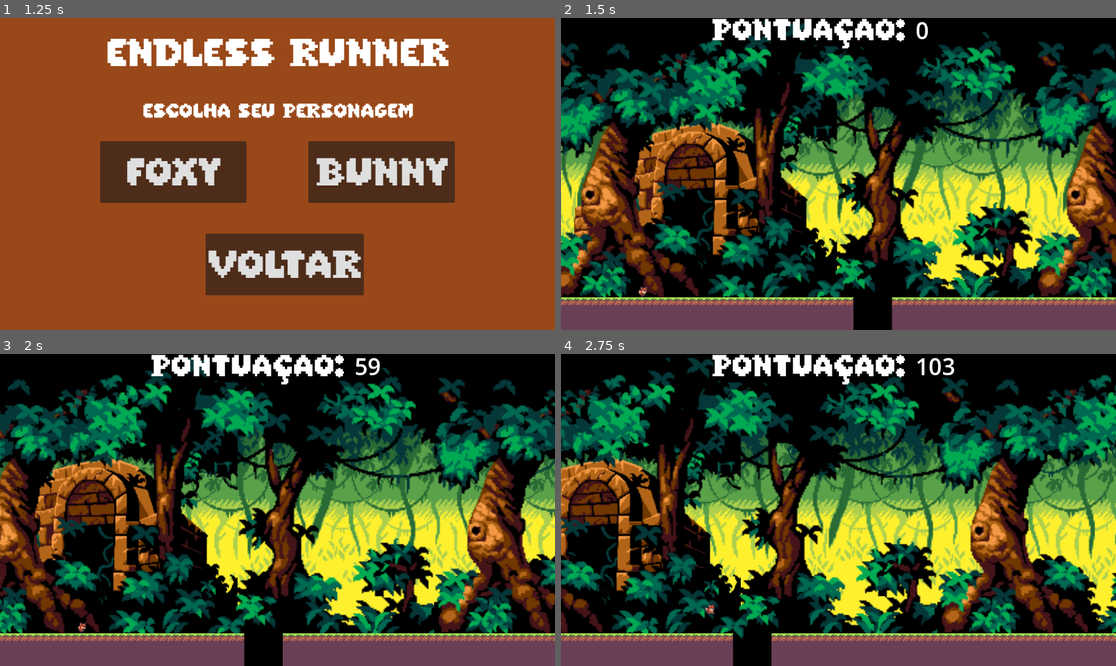
Above: before the commit, frames 1-4 (two rows, left to right).
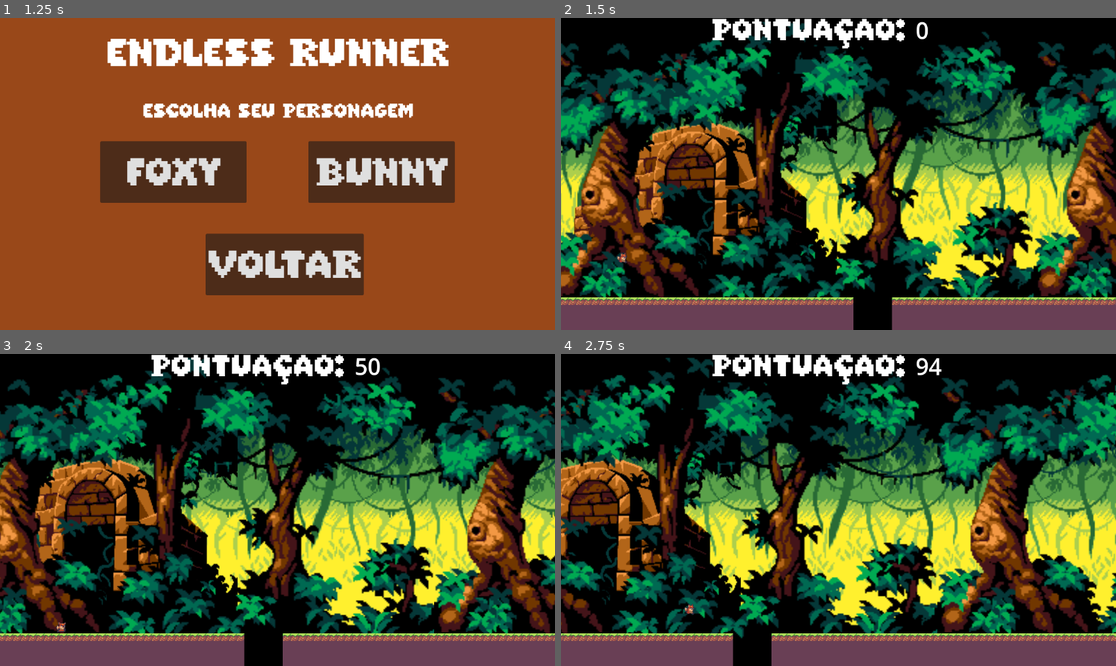
Above: after the commit, the same moments.

Repository: TarikPonciano/Endless-Runner
Game: Godot game, scene res://menu_inicial.tscn
Two runs of this game, one before a commit and one after it. Both use one fixed random seed, a clock stepped at 60 frames per second and the inputs below.
Inputs:
- Up to frame 1 (1.25 s): click "Fácil" at 0.5 s
- Up to frame 2 (1.5 s): click "Foxy" at 1.25 s
- Up to frame 3 (2 s): no input
- Up to frame 4 (2.75 s): tap Enter (ui_accept) at 2, 2.1, 2.27, 2.57 s; hold Right (ui_right) from 2.03 s (still down)

Frame 1 is identical in both runs. In frame 2, less than 0.1% of the frame differs, in the area x 10-16%, y 75-90%; in frame 3, 0.1%; in frame 4, 0.3%, in the area x 22-71%, y 1-84%.

Commit message:
Bunny implementada

Diff:
--- a/Objetos/Bunny/player.gd
+++ b/Objetos/Bunny/player.gd
@@ -4,6 +4,7 @@
 var SPEED = Global.velocidade_global
 const JUMP_VELOCITY = -400.0
 var morrendo = false
+var pulo_duplo = false
 
 
 func _physics_process(delta: float) -> void:
@@ -11,10 +12,17 @@
 	if morrendo == false:
 		if not is_on_floor():
 			velocity += get_gravity() * delta
+			if Input.is_action_just_pressed("ui_accept") and pulo_duplo == true:
+				velocity.y = JUMP_VELOCITY
+				pulo_duplo = false
+		else:
+			pulo_duplo = true
 
 		# Handle jump.
 		if Input.is_action_just_pressed("ui_accept") and is_on_floor():
 			velocity.y = JUMP_VELOCITY
+
+
 
 		# Get the input direction and handle the movement/deceleration.
 		# As good practice, you should replace UI actions with custom gameplay actions.
@@ -23,13 +31,7 @@
 		#	velocity.x = direction * SPEED
 		#else:
 		#	velocity.x = move_toward(velocity.x, 0, SPEED)
-		var direction := Input.get_axis("ui_left", "ui_right")
-		if direction == 1:
-			velocity.x = Global.velocidade_global * 2
-		elif direction == -1:
-			velocity.x = -100
-		else:
-			velocity.x  = Global.velocidade_global
+		velocity.x = Global.velocidade_global
 
 		#Criar as condicionais de animação do jogador
 		#Se a velocidade vertical(y) for negativa deve rodar a animação jump
@@ -61,19 +63,12 @@
 
 		if position.y >= 400:
 			velocity.y = -300
-			$AnimatedSprite2D.play("Death")
 		else:
 			velocity.y = 0
-			$AnimatedSprite2D.play("Explode")
+			$AnimatedSprite2D.play("Death")
 			await $AnimatedSprite2D.animation_finished
 			queue_free()
 
 
 
 	move_and_slide()
-
-
-func _on_timer_timeout() -> void:
-	var novo_score = round(position.x/5)
-	if  novo_score > Global.pontuacao:
-		Global.pontuacao = novo_score # Replace with function body.
--- a/Objetos/Bunny/player.tscn
+++ b/Objetos/Bunny/player.tscn
@@ -1,93 +1,93 @@
 [gd_scene load_steps=24 format=3 uid="uid://dmkribfaxwmxe"]
 
-[ext_resource type="Script" path="res://Objetos/Foxy/player.gd" id="1_620ev"]
-[ext_resource type="Texture2D" uid="uid://b1dcsl4w3rw6g" path="res://Spritesheets/spritesheet-foxy.png" id="2_s0bqg"]
+[ext_resource type="Script" path="res://Objetos/Bunny/player.gd" id="1_mtrap"]
 [ext_resource type="Texture2D" uid="uid://drtbew3knbjkg" path="res://Spritesheets/spritesheet-death.png" id="3_6wrqg"]
+[ext_resource type="Texture2D" uid="uid://dsx3208140mij" path="res://Spritesheets/spritesheet-sunny-bunny-jump.png" id="4_67ubk"]
+[ext_resource type="Texture2D" uid="uid://bmtuvh3d1ibjd" path="res://Spritesheets/spritesheet-sunny-bunny-idle.png" id="5_7qhl1"]
+[ext_resource type="Texture2D" uid="uid://c6furbn0rcj2v" path="res://Spritesheets/spritesheet-sunny-bunny-run.png" id="6_3eq8h"]
 
 [sub_resource type="CapsuleShape2D" id="CapsuleShape2D_6fsbk"]
 radius = 8.0
-height = 20.0
+height = 28.0
 
-[sub_resource type="AtlasTexture" id="AtlasTexture_s3stq"]
-atlas = ExtResource("2_s0bqg")
-region = Rect2(0, 128, 33, 32)
-
-[sub_resource type="AtlasTexture" id="AtlasTexture_eu32l"]
-atlas = ExtResource("2_s0bqg")
-region = Rect2(33, 128, 33, 32)
-
-[sub_resource type="AtlasTexture" id="AtlasTexture_65xx1"]
+[sub_resource type="AtlasTexture" id="AtlasTexture_ebf1h"]
 atlas = ExtResource("3_6wrqg")
 region = Rect2(0, 0, 28, 26)
 
-[sub_resource type="AtlasTexture" id="AtlasTexture_njxo7"]
+[sub_resource type="AtlasTexture" id="AtlasTexture_alroe"]
 atlas = ExtResource("3_6wrqg")
 region = Rect2(28, 0, 28, 26)
 
-[sub_resource type="AtlasTexture" id="AtlasTexture_ijhfa"]
+[sub_resource type="AtlasTexture" id="AtlasTexture_8jodi"]
 atlas = ExtResource("3_6wrqg")
 region = Rect2(56, 0, 28, 26)
 
-[sub_resource type="AtlasTexture" id="AtlasTexture_jlmiw"]
+[sub_resource type="AtlasTexture" id="AtlasTexture_pydcu"]
 atlas = ExtResource("3_6wrqg")
 region = Rect2(84, 0, 28, 26)
 
-[sub_resource type="AtlasTexture" id="AtlasTexture_ipd4p"]
-atlas = ExtResource("2_s0bqg")
-region = Rect2(33, 160, 33, 32)
+[sub_resource type="AtlasTexture" id="AtlasTexture_e38rt"]
+atlas = ExtResource("4_67ubk")
+region = Rect2(267, 0, 79, 57)
 
-[sub_resource type="AtlasTexture" id="AtlasTexture_1cubs"]
-atlas = ExtResource("2_s0bqg")
-region = Rect2(0, 0, 33, 32)
+[sub_resource type="AtlasTexture" id="AtlasTexture_b3ncf"]
+atlas = ExtResource("5_7qhl1")
+region = Rect2(0, 0, 24, 42)
 
-[sub_resource type="AtlasTexture" id="AtlasTexture_yd3ra"]
-atlas = ExtResource("2_s0bqg")
-region = Rect2(33, 0, 33, 32)
+[sub_resource type="AtlasTexture" id="AtlasTexture_yr1q2"]
+atlas = ExtResource("5_7qhl1")
+region = Rect2(24, 0, 24, 42)
 
-[sub_resource type="AtlasTexture" id="AtlasTexture_b3ejj"]
-atlas = ExtResource("2_s0bqg")
-region = Rect2(66, 0, 33, 32)
+[sub_resource type="AtlasTexture" id="AtlasTexture_ht121"]
+atlas = ExtResource("5_7qhl1")
+region = Rect2(48, 0, 24, 42)
 
-[sub_resource type="AtlasTexture" id="AtlasTexture_udwcg"]
-atlas = ExtResource("2_s0bqg")
-region = Rect2(99, 0, 33, 32)
+[sub_resource type="AtlasTexture" id="AtlasTexture_0gmcp"]
+atlas = ExtResource("5_7qhl1")
+region = Rect2(72, 0, 24, 42)
 
-[sub_resource type="AtlasTexture" id="AtlasTexture_rrome"]
-atlas = ExtResource("2_s0bqg")
-region = Rect2(0, 160, 33, 32)
+[sub_resource type="AtlasTexture" id="AtlasTexture_lhdqa"]
+atlas = ExtResource("4_67ubk")
+region = Rect2(75, 10, 70, 47)
 
-[sub_resource type="AtlasTexture" id="AtlasTexture_fb0a2"]
-atlas = ExtResource("2_s0bqg")
-region = Rect2(0, 32, 33, 32)
+[sub_resource type="AtlasTexture" id="AtlasTexture_tfovk"]
+atlas = ExtResource("6_3eq8h")
+region = Rect2(0, 0, 34, 44)
 
-[sub_resource type="AtlasTexture" id="AtlasTexture_iatr7"]
-atlas = ExtResource("2_s0bqg")
-region = Rect2(33, 32, 33, 32)
+[sub_resource type="AtlasTexture" id="AtlasTexture_sjoh8"]
+atlas = ExtResource("6_3eq8h")
+region = Rect2(34, 0, 34, 44)
 
-[sub_resource type="AtlasTexture" id="AtlasTexture_d2n07"]
-atlas = ExtResource("2_s0bqg")
-region = Rect2(66, 32, 33, 32)
+[sub_resource type="AtlasTexture" id="AtlasTexture_e1y5o"]
+atlas = ExtResource("6_3eq8h")
+region = Rect2(68, 0, 34, 44)
 
-[sub_resource type="AtlasTexture" id="AtlasTexture_j5m74"]
-atlas = ExtResource("2_s0bqg")
-region = Rect2(99, 32, 33, 32)
+[sub_resource type="AtlasTexture" id="AtlasTexture_nv0uy"]
+atlas = ExtResource("6_3eq8h")
+region = Rect2(102, 0, 34, 44)
 
-[sub_resource type="AtlasTexture" id="AtlasTexture_oqete"]
-atlas = ExtResource("2_s0bqg")
-region = Rect2(132, 32, 33, 32)
+[sub_resource type="AtlasTexture" id="AtlasTexture_gg030"]
+atlas = ExtResource("6_3eq8h")
+region = Rect2(136, 0, 34, 44)
 
-[sub_resource type="AtlasTexture" id="AtlasTexture_cg7g8"]
-atlas = ExtResource("2_s0bqg")
-region = Rect2(165, 32, 33, 32)
+[sub_resource type="AtlasTexture" id="AtlasTexture_8tqb0"]
+atlas = ExtResource("6_3eq8h")
+region = Rect2(170, 0, 34, 44)
 
 [sub_resource type="SpriteFrames" id="SpriteFrames_gidmr"]
 animations = [{
 "frames": [{
 "duration": 1.0,
-"texture": SubResource("AtlasTexture_s3stq")
+"texture": SubResource("AtlasTexture_ebf1h")
 }, {
 "duration": 1.0,
-"texture": SubResource("AtlasTexture_eu32l")
+"texture": SubResource("AtlasTexture_alroe")
+}, {
+"duration": 1.0,
+"texture": SubResource("AtlasTexture_8jodi")
+}, {
+"duration": 1.0,
+"texture": SubResource("AtlasTexture_pydcu")
 }],
 "loop": false,
 "name": &"Death",
@@ -95,24 +95,7 @@
 }, {
 "frames": [{
 "duration": 1.0,
-"texture": SubResource("AtlasTexture_65xx1")
-}, {
-"duration": 1.0,
-"texture": SubResource("AtlasTexture_njxo7")
-}, {
-"duration": 1.0,
-"texture": SubResource("AtlasTexture_ijhfa")
-}, {
-"duration": 1.0,
-"texture": SubResource("AtlasTexture_jlmiw")
-}],
-"loop": false,
-"name": &"Explode",
-"speed": 5.0
-}, {
-"frames": [{
-"duration": 1.0,
-"texture": SubResource("AtlasTexture_ipd4p")
+"texture": SubResource("AtlasTexture_e38rt")
 }],
 "loop": true,
 "name": &"Fall",
@@ -120,16 +103,16 @@
 }, {
 "frames": [{
 "duration": 1.0,
-"texture": SubResource("AtlasTexture_1cubs")
+"texture": SubResource("AtlasTexture_b3ncf")
 }, {
 "duration": 1.0,
-"texture": SubResource("AtlasTexture_yd3ra")
+"texture": SubResource("AtlasTexture_yr1q2")
 }, {
 "duration": 1.0,
-"texture": SubResource("AtlasTexture_b3ejj")
+"texture": SubResource("AtlasTexture_ht121")
 }, {
 "duration": 1.0,
-"texture": SubResource("AtlasTexture_udwcg")
+"texture": SubResource("AtlasTexture_0gmcp")
 }],
 "loop": true,
 "name": &"Idle",
@@ -137,7 +120,7 @@
 }, {
 "frames": [{
 "duration": 1.0,
-"texture": SubResource("AtlasTexture_rrome")
+"texture": SubResource("AtlasTexture_lhdqa")
 }],
 "loop": true,
 "name": &"Jump",
@@ -145,22 +128,22 @@
 }, {
 "frames": [{
 "duration": 1.0,
-"texture": SubResource("AtlasTexture_fb0a2")
+"texture": SubResource("AtlasTexture_tfovk")
 }, {
 "duration": 1.0,
-"texture": SubResource("AtlasTexture_iatr7")
+"texture": SubResource("AtlasTexture_sjoh8")
 }, {
 "duration": 1.0,
-"texture": SubResource("AtlasTexture_d2n07")
+"texture": SubResource("AtlasTexture_e1y5o")
 }, {
 "duration": 1.0,
-"texture": SubResource("AtlasTexture_j5m74")
+"texture": SubResource("AtlasTexture_nv0uy")
 }, {
 "duration": 1.0,
-"texture": SubResource("AtlasTexture_oqete")
+"texture": SubResource("AtlasTexture_gg030")
 }, {
 "duration": 1.0,
-"texture": SubResource("AtlasTexture_cg7g8")
+"texture": SubResource("AtlasTexture_8tqb0")
 }],
 "loop": true,
 "name": &"Run",
@@ -168,10 +151,10 @@
 }]
 
 [node name="Player" type="CharacterBody2D"]
-script = ExtResource("1_620ev")
+script = ExtResource("1_mtrap")
 
 [node name="CollisionShape2D" type="CollisionShape2D" parent="."]
-position = Vector2(-1, 6)
+position = Vector2(0, 8)
 shape = SubResource("CapsuleShape2D_6fsbk")
 
 [node name="AnimatedSprite2D" type="AnimatedSprite2D" parent="."]
--- a/Objetos/Foxy/player.gd
+++ b/Objetos/Foxy/player.gd
@@ -71,9 +71,3 @@
 
 
 	move_and_slide()
-
-
-func _on_timer_timeout() -> void:
-	var novo_score = round(position.x/5)
-	if  novo_score > Global.pontuacao:
-		Global.pontuacao = novo_score # Replace with function body.
--- /dev/null
+++ b/main.gd
@@ -0,0 +1,23 @@
+extends Node2D
+
+var foxy = preload("res://Objetos/Foxy/player.tscn")
+var bunny = preload("res://Objetos/Bunny/player.tscn")
+
+# Called when the node enters the scene tree for the first time.
+func _ready() -> void:
+	var jogador
+	if Global.personagem_escolhido == 1:
+		jogador = foxy.instantiate()
+	elif Global.personagem_escolhido == 2:
+		jogador = bunny.instantiate()
+	else:
+		print("Personagem não existente.")
+
+	jogador.position = Vector2(128,480)
+	add_child(jogador)
+
+
+func _on_timer_timeout() -> void:
+	var jogador = get_node("Player")
+	if jogador != null:
+		Global.pontuacao = round(jogador.position.x/5)
--- a/main.tscn
+++ b/main.tscn
@@ -1,22 +1,21 @@
 [gd_scene load_steps=7 format=3 uid="uid://cejxhp7iy6hvv"]
 
 [ext_resource type="Script" path="res://fases.gd" id="1_70rtp"]
-[ext_resource type="PackedScene" uid="uid://dxmf2t1xjo3nf" path="res://Objetos/Foxy/player.tscn" id="2_er4s8"]
+[ext_resource type="Script" path="res://main.gd" id="1_dap88"]
 [ext_resource type="PackedScene" uid="uid://cn7fptymeyys4" path="res://BG/Jungle/jungle_bg2.tscn" id="3_8hohk"]
 [ext_resource type="PackedScene" uid="uid://mkqkld267lih" path="res://Fases/fase1.tscn" id="3_nvg7v"]
 [ext_resource type="PackedScene" uid="uid://wmdba7bvov40" path="res://UI/UI.tscn" id="5_quok8"]
 [ext_resource type="PackedScene" uid="uid://k43ioao2d10k" path="res://Objetos/Cameraman/cameraman.tscn" id="6_ie881"]
 
 [node name="Main" type="Node2D"]
-metadata/_edit_horizontal_guides_ = [656.0, 656.0]
+script = ExtResource("1_dap88")
+metadata/_edit_horizontal_guides_ = [656.0, 656.0, 480.0]
+metadata/_edit_vertical_guides_ = [128.0]
 
 [node name="Fases" type="Node2D" parent="."]
 script = ExtResource("1_70rtp")
 
 [node name="Fase1" parent="Fases" instance=ExtResource("3_nvg7v")]
-
-[node name="Player" parent="." instance=ExtResource("2_er4s8")]
-position = Vector2(176, 568)
 
 [node name="ParallaxBackground" parent="." instance=ExtResource("3_8hohk")]
 
@@ -29,4 +28,4 @@
 [node name="Cameraman" parent="." instance=ExtResource("6_ie881")]
 position = Vector2(576, 320)
 
-[connection signal="timeout" from="Timer" to="Player" method="_on_timer_timeout"]
+[connection signal="timeout" from="Timer" to="." method="_on_timer_timeout"]
Binary file added: Spritesheets/spritesheet-sunny-bunny-idle.png
Not shown, added: Spritesheets/spritesheet-sunny-bunny-idle.png.import
Binary file added: Spritesheets/spritesheet-sunny-bunny-jump.png
Not shown, added: Spritesheets/spritesheet-sunny-bunny-jump.png.import
Binary file added: Spritesheets/spritesheet-sunny-bunny-run.png
Not shown, added: Spritesheets/spritesheet-sunny-bunny-run.png.import
